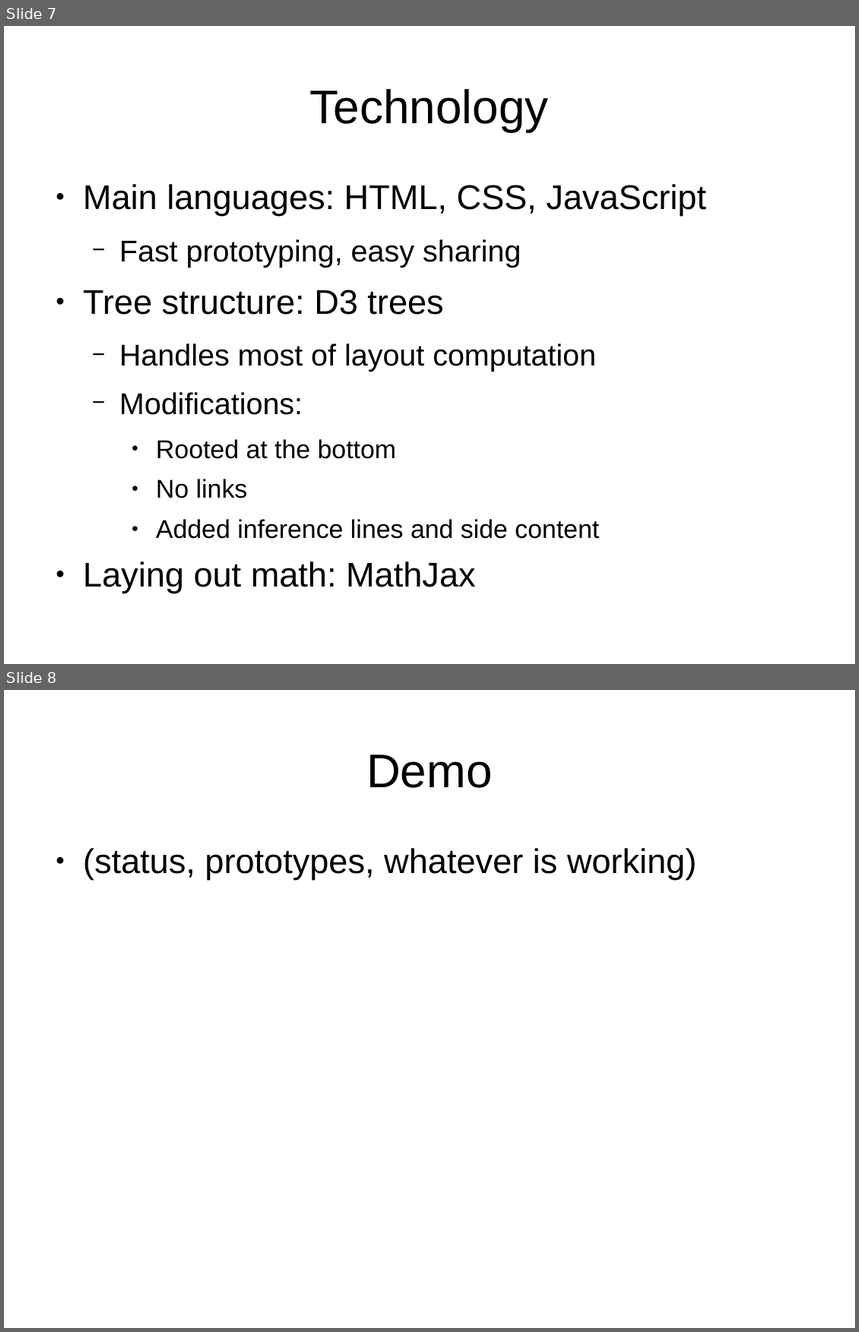
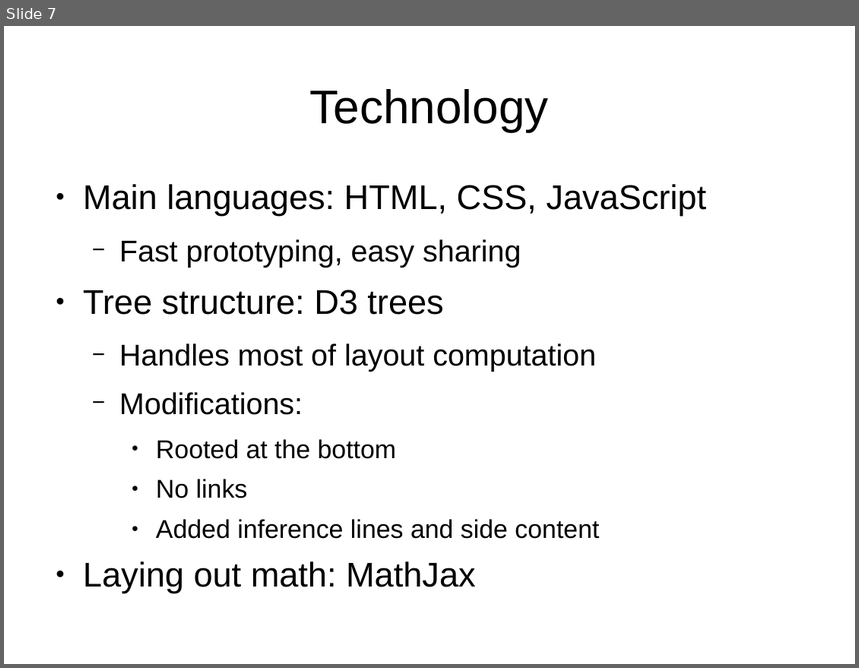
Before and after one commit to seachel/Treehehe, a slide deck: Presentation/VA_presentation.odp. Shown one above the other, each under a label of ours: slides 7 and 8 before the commit, slide 7 after it. The pictures are 859x1332 and 859x668 pixels, drawn with LibreOffice and Linux fonts; fonts in the diff are those of the drawing. Boxes give left, top, right and bottom in pixels: in the first picture for what was removed or moved away, otherwise in the second. Text is boxed around its words. In the diff, an @@ line names an element or a change of style, - is before the commit and + after.

```diff
--- a/Presentation/VA_presentation.odp
+++ b/Presentation/VA_presentation.odp
@@ slide 8 removed at <box>4,690,855,1328</box>, background #FFFFFF @@
@@ title removed at <box>367,755,493,788</box> @@
-Demo
@@ text removed at <box>83,848,697,880</box> @@
-● (status, prototypes, whatever is working)
```
Also in this commit, not shown: 4 slides changed, 1 slide added.
